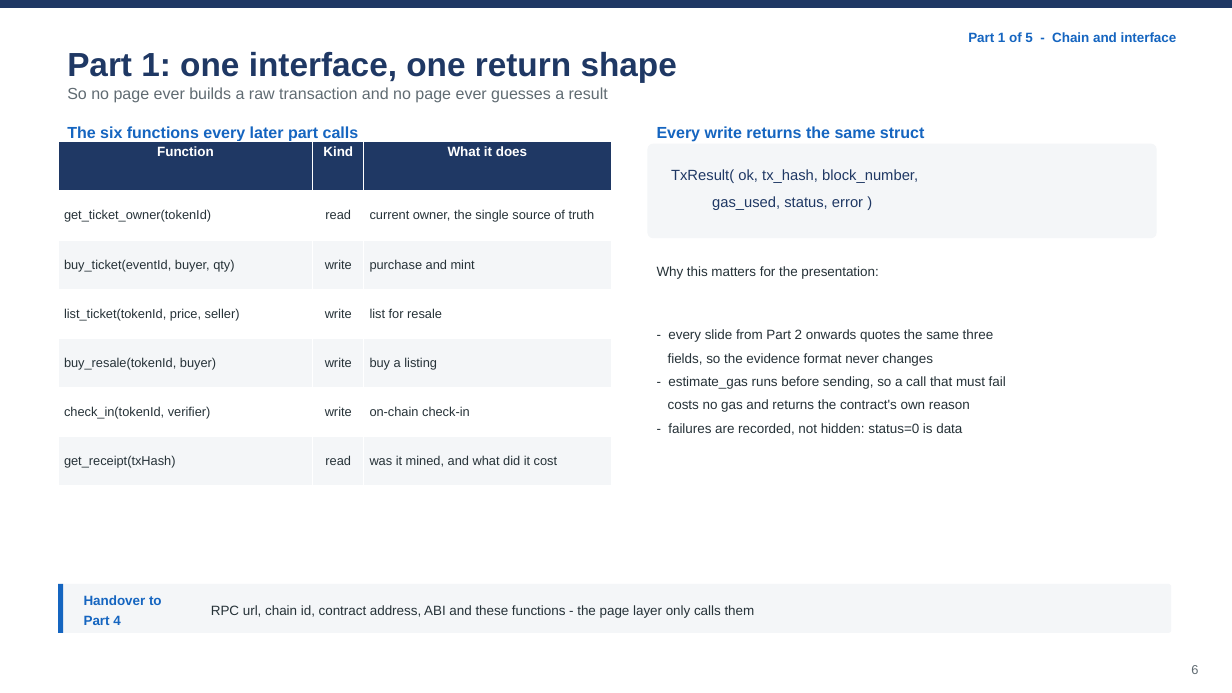
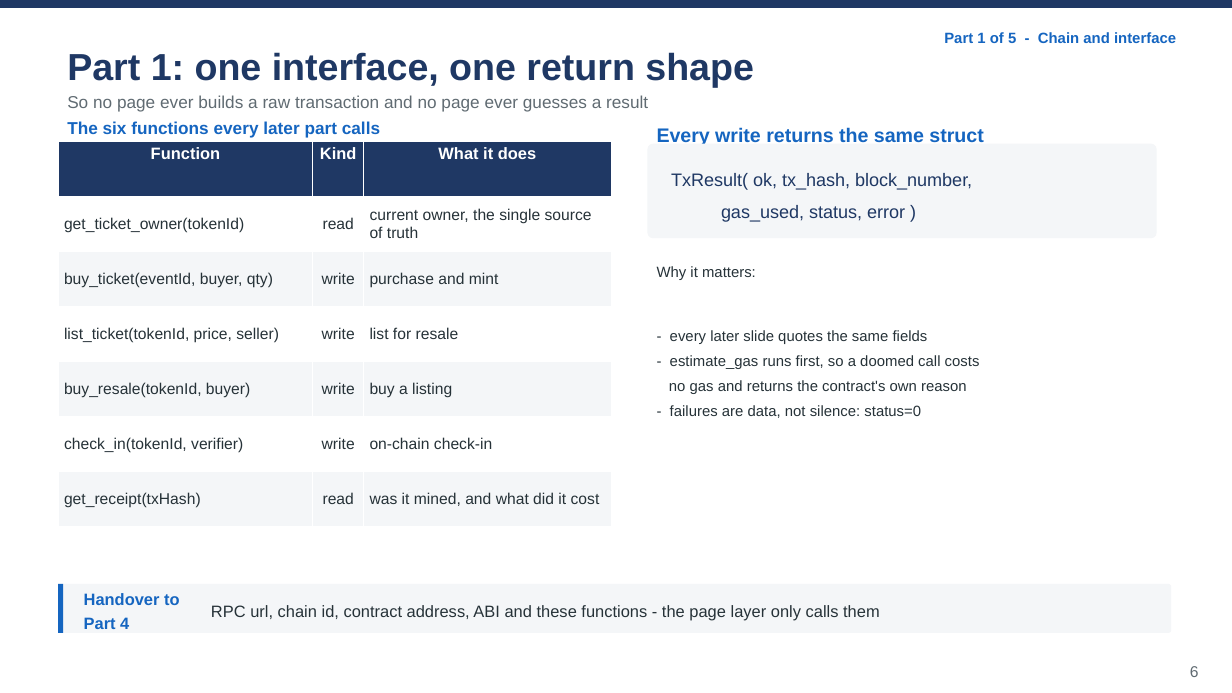
Before and after one commit to wangzai-dao/FTEC5520_AntiScalping, a slide deck: slide 6 of presentation/final_presentation.pptx. Drawn at 1232x693 pixels with LibreOffice and Linux fonts; fonts in the diff are those of the drawing. Boxes give left, top, right and bottom in pixels: in the first picture for what was removed or moved away, otherwise in the second. Text is boxed around its words. In the diff, an @@ line names an element or a change of style, - is before the commit and + after.

```diff
--- a/presentation/final_presentation.pptx
+++ b/presentation/final_presentation.pptx
@@ text "Part 1: one interface, one ..." at (67,52,754,88): size 26 to 29.3 pt @@
@@ text "Part 1 of 5 - ...": place and size @@
-text "Part 1 of 5 - ..." at (968,32,1177,42)
+text "Part 1 of 5 - ..." at (944,32,1176,43)
@@ text "Part 1 of 5 - ..." at (944,32,1176,43): size 10.5 to 11.6 pt @@
@@ text "So no page ever builds ..." at (67,95,648,112): size 12.5 to 13.4 pt @@
@@ text "So no page ever builds ...": place and size @@
-text "So no page ever builds ..." at (67,87,608,103)
+text "So no page ever builds ..." at (67,95,648,112)
@@ text "The six functions every later ..." at (67,121,380,138): size 12.5 to 13.4 pt @@
@@ text "Every write returns the same ..." at (657,127,983,144): size 12.5 to 15.2 pt @@
@@ table at (58,142,612,528) @@
@@ size 10.5 to 12.8 pt in "Function", "Kind", "What it does" @@
@@ size 10 to 12.2 pt @@
@@ text "TxResult( ok, tx_hash, block_number," at (671,173,972,222): size 11.5 to 14 pt @@
@@ text at (657,266,980,418): text changed; size 10.5 to 11.6 pt @@
-Why this matters for the presentation:
-- every slide from Part 2 onwards quotes the same three
-fields, so the evidence format never changes
-- estimate_gas runs before sending, so a call that must fail
-costs no gas and returns the contract's own reason
-- failures are recorded, not hidden: status=0 is data
+Why it matters:
+- every later slide quotes the same fields
+- estimate_gas runs first, so a doomed call costs
+no gas and returns the contract's own reason
+- failures are data, not silence: status=0
@@ text "Handover to Part 4" at (84,593,179,629): size 10.5 to 12.8 pt @@
@@ text "RPC url, chain id, contract ..." at (211,605,880,621): size 10.5 to 12.8 pt @@
@@ text "6" at (1190,666,1199,677): size 10 to 12.2 pt @@
```
Also in this commit, not shown: 22 other slides changed, 2 other files.
